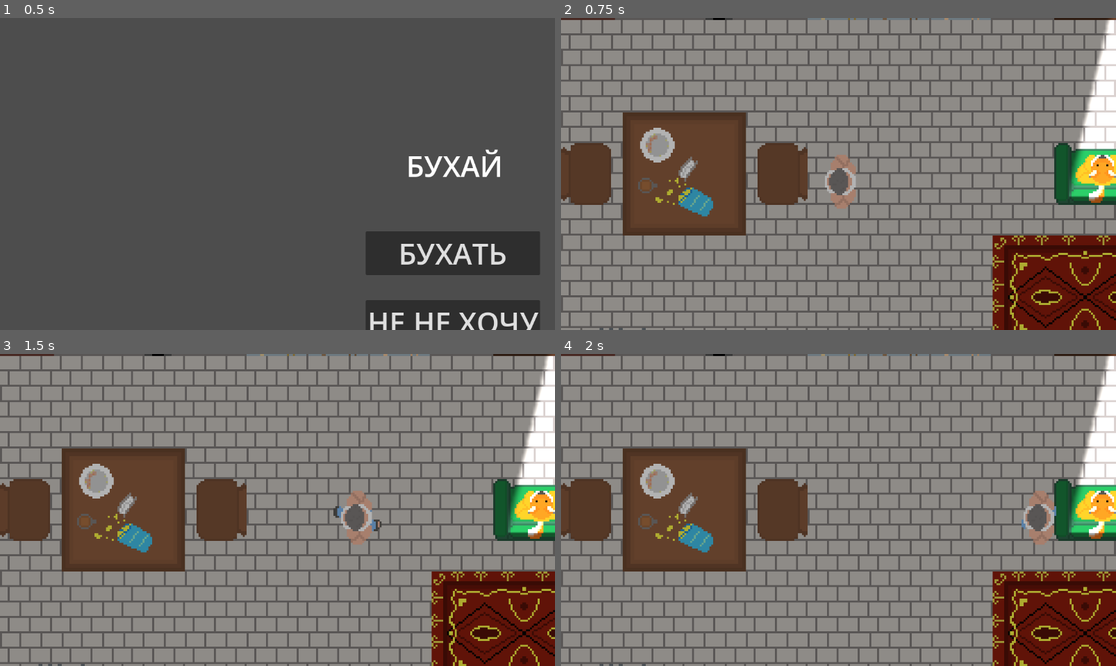
Above: before the commit, frames 1-4 (two rows, left to right).
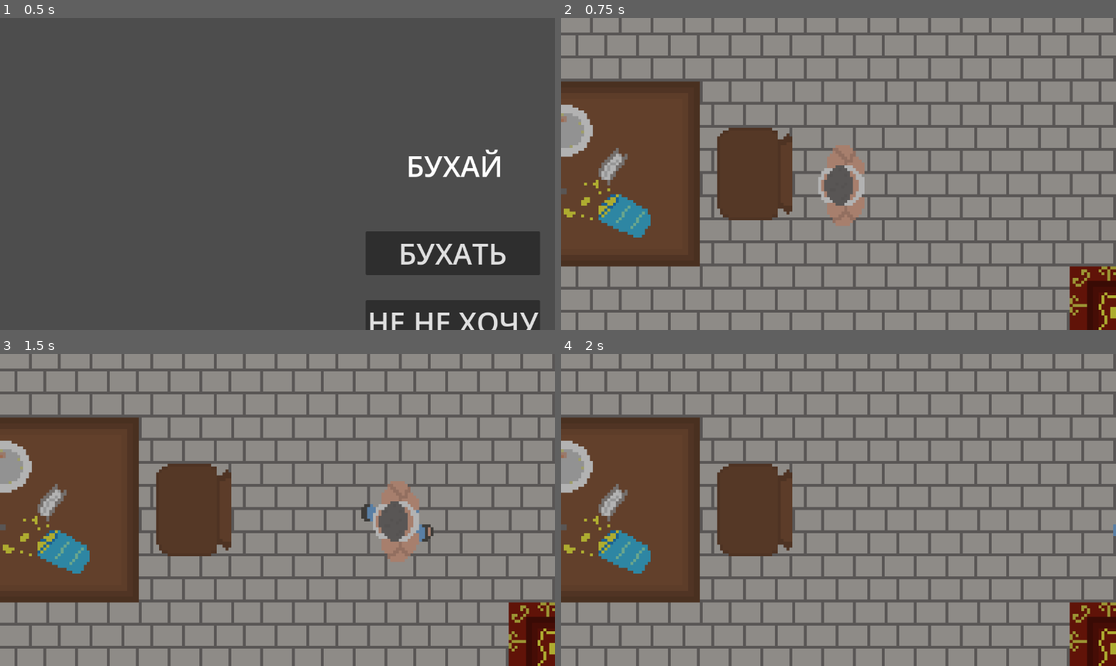
Above: after the commit, the same moments.

Repository: Pel-meshek/drinkUP
Game: Godot game, scene res://scenes/menu.tscn
Two runs of this game, one before a commit and one after it. Both use one fixed random seed, a clock stepped at 60 frames per second and the inputs below.
Inputs:
- Up to frame 1 (0.5 s): no input
- Up to frame 2 (0.75 s): click "БУХАТЬ" at 0.5 s
- Up to frame 3 (1.5 s): tap Enter at 1.25 s; hold D (right) from 1.28 s (still down); hold E (interact) from 1.28 s (still down)
- Up to frame 4 (2 s): keep holding D (right); keep holding E (interact)

Frame 1 is identical in both runs. In frame 2, 43% of the frame differs, in the area x 0-100%, y 0-100%; in frame 3, 44%; in frame 4, 43%.

Commit message:
git IGNORE NAHUI

Diff:
--- a/scenes/garage.tscn
+++ b/scenes/garage.tscn
@@ -422,7 +422,7 @@
 
 [node name="Camera2D" type="Camera2D" parent="." unique_id=1873902374]
 position = Vector2(240, 144)
-zoom = Vector2(4, 4)
+zoom = Vector2(6, 6)
 
 [node name="UI" parent="." unique_id=385884447 instance=ExtResource("25_4y4st")]
 
--- a/scenes/ui.tscn
+++ b/scenes/ui.tscn
@@ -54,7 +54,7 @@
 script = ExtResource("1_8dubc")
 
 [node name="Score HUD" type="AnimatedSprite2D" parent="." unique_id=976957055]
-position = Vector2(965.00006, 939)
+position = Vector2(1452, 1488)
 scale = Vector2(5, 5)
 sprite_frames = SubResource("SpriteFrames_7dvkv")
 animation = &"4"
Not shown, changed: .gitignore
